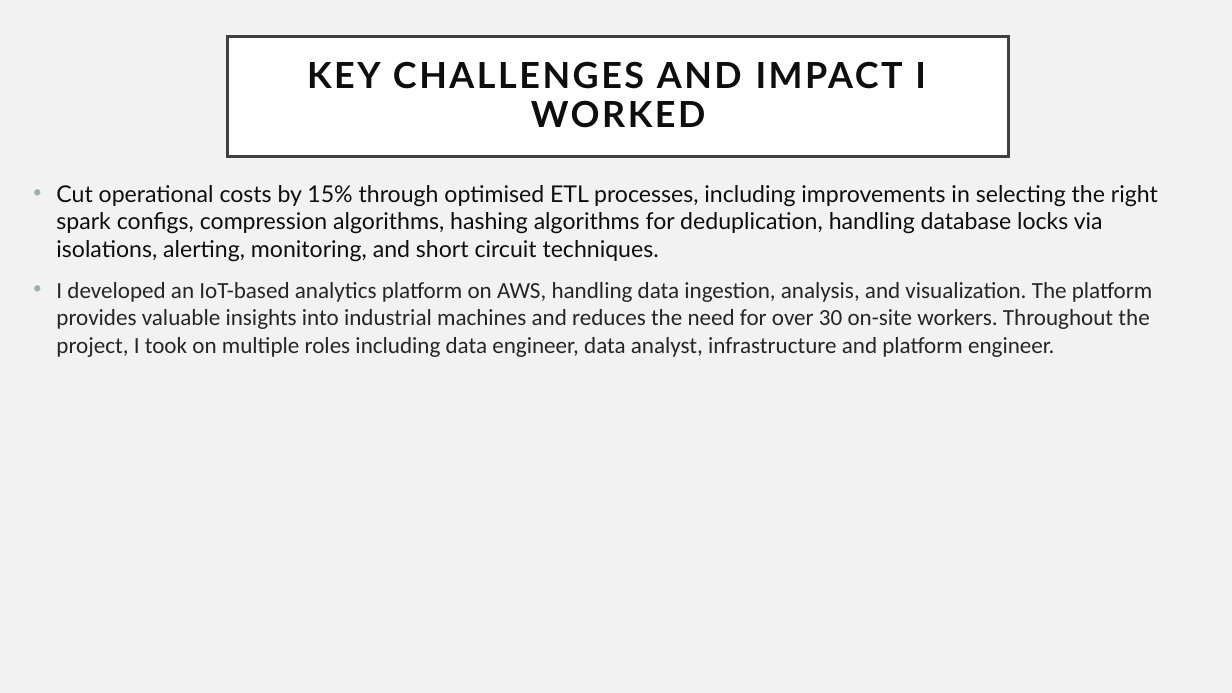
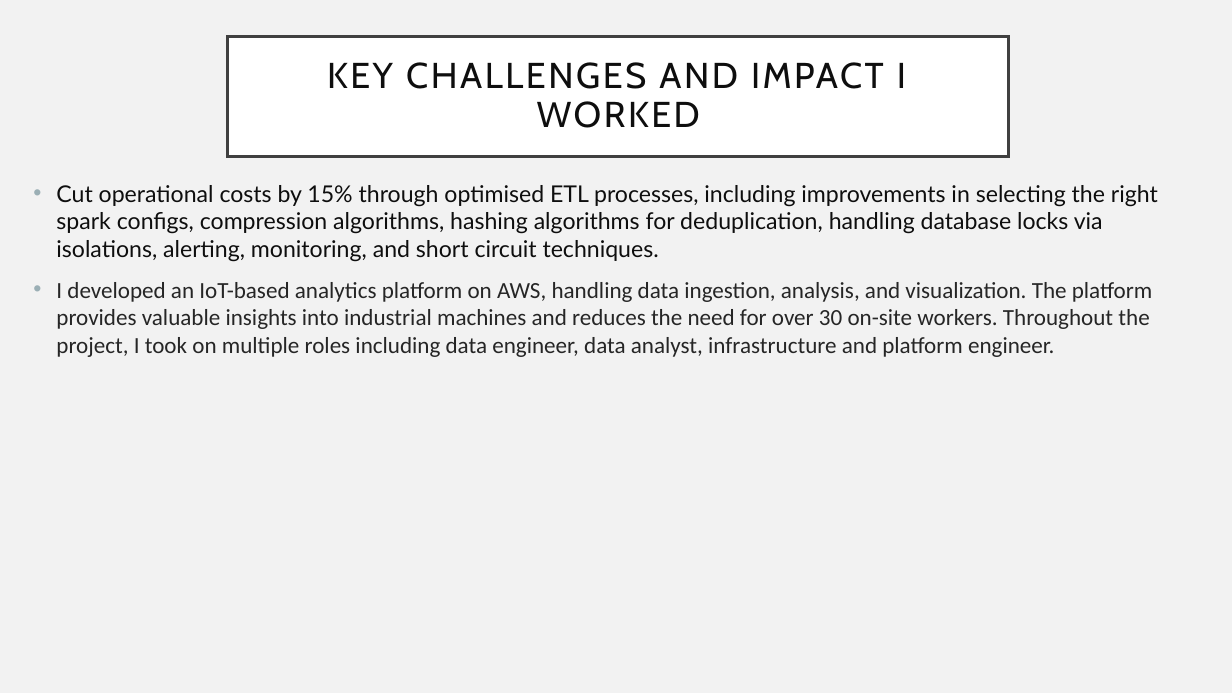
Before and after one commit to Tvkoushik/amazon-etl-pipeline, a slide deck: slide 3 of Craft-Demo.pptx. Drawn at 1232x693 pixels with LibreOffice and Linux fonts; fonts in the diff are those of the drawing. Boxes give left, top, right and bottom in pixels: in the first picture for what was removed or moved away, otherwise in the second. Text is boxed around its words. In the diff, an @@ line names an element or a change of style, - is before the commit and + after.

```diff
--- a/Craft-Demo.pptx
+++ b/Craft-Demo.pptx
@@ title "KEY CHALLENGES AND IMPACT I ..." at <box>227,36,1008,156</box>: font Lato to Cabin, bold off @@
```
Also in this commit, not shown: 5 other slides changed, 2 slides added.
